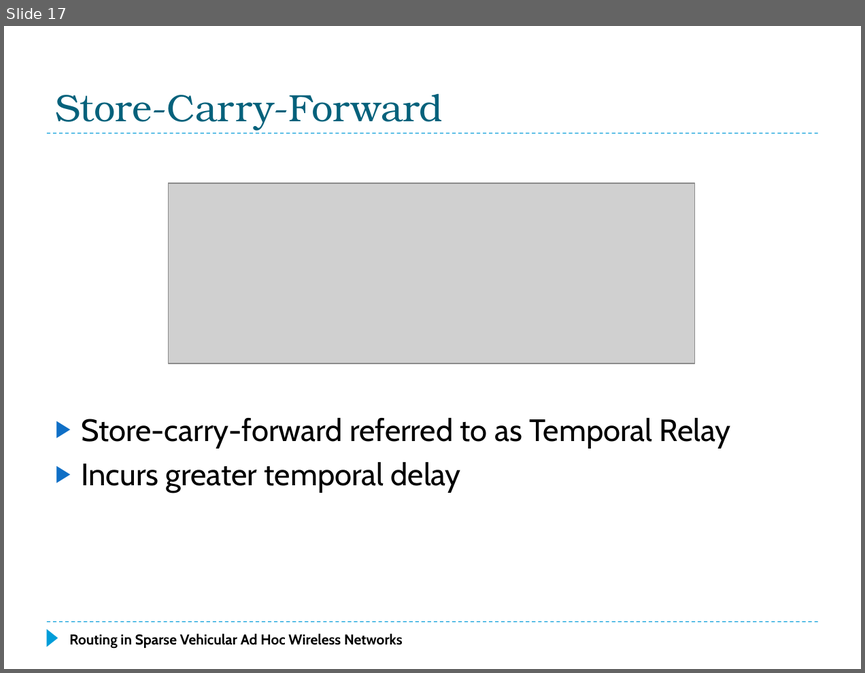
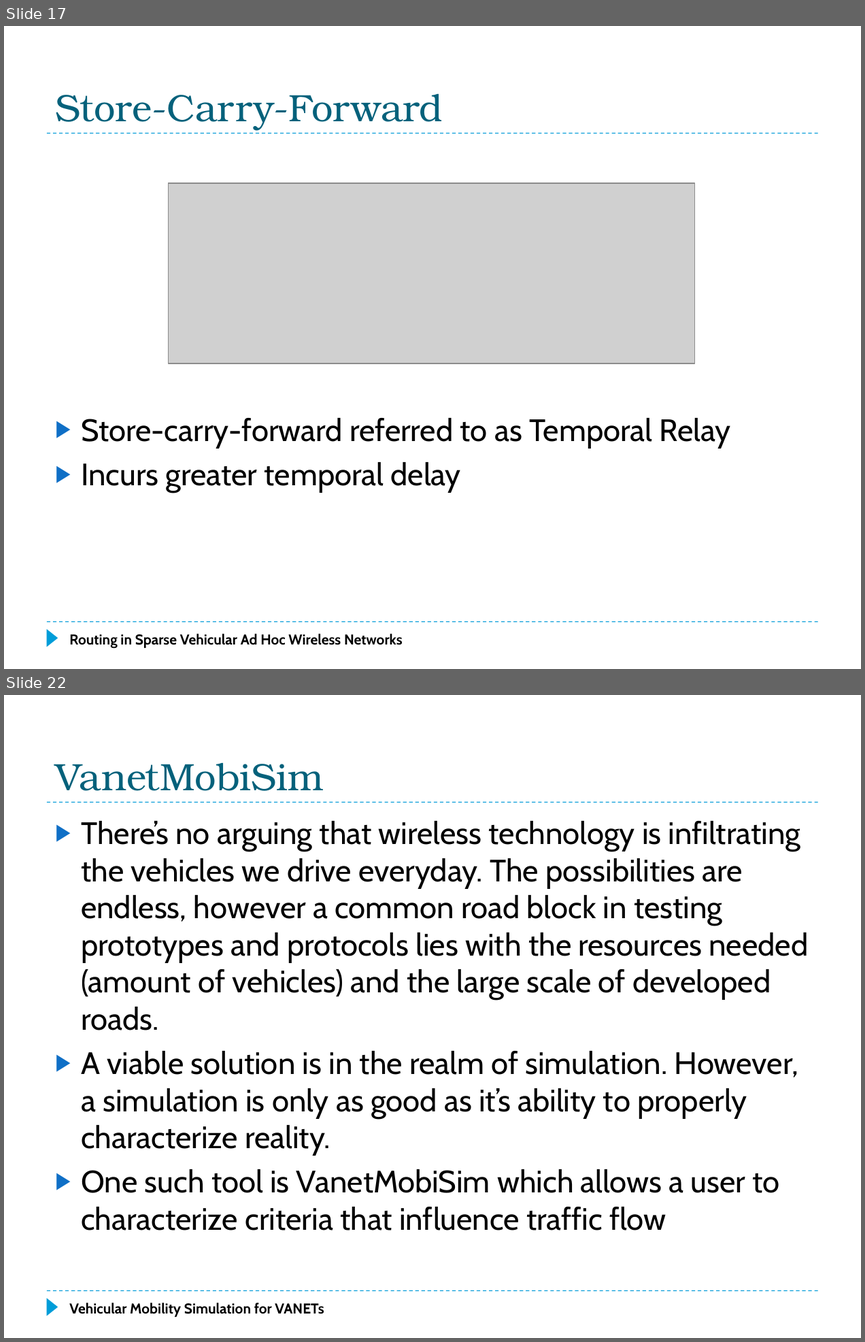
Before and after one commit to f33losopher/EEMaster_VANET, a slide deck: VANET_Felix.pptx. Shown one above the other, each under a label of ours: slide 17 before the commit, slides 17 and 22 after it; the slides between them are not shown. The pictures are 865x673 and 865x1342 pixels, drawn with LibreOffice and Linux fonts; fonts in the diff are those of the drawing; grey boxes stand for pictures. Boxes give left, top, right and bottom in pixels: in the first picture for what was removed or moved away, otherwise in the second. Text is boxed around its words. In the diff, an @@ line names an element or a change of style, - is before the commit and + after.

```diff
--- a/VANET_Felix.pptx
+++ b/VANET_Felix.pptx
@@ slide 22 added at (4, 695, 861, 1338), background #FFFFFF; not listed: 3 template elements that a slide beside it also shows @@
@@ title added at (55, 763, 324, 791), 32 pt, text #04617B @@
+VanetMobiSim
@@ text added at (81, 821, 808, 1230), 26 pt, text #000000 @@
+▶ There’s no arguing that wireless technology is infiltrating the vehicles we drive everyday. The possibilities are endless, however a common road block in testing prototypes and protocols lies with the resources needed (amount of vehicles) and the large scale of developed roads.
+▶ A viable solution is in the realm of simulation. However, a simulation is only as good as it’s ability to properly characterize reality.
+▶ One such tool is VanetMobiSim which allows a user to characterize criteria that influence traffic flow
@@ text added at (69, 1302, 324, 1317), 12 pt, text #000000, bold @@
+Vehicular Mobility Simulation for VANETs
```
Also in this commit, not shown: 1 slide changed, 10 other slides added, 7 slides removed, 1 other file.
